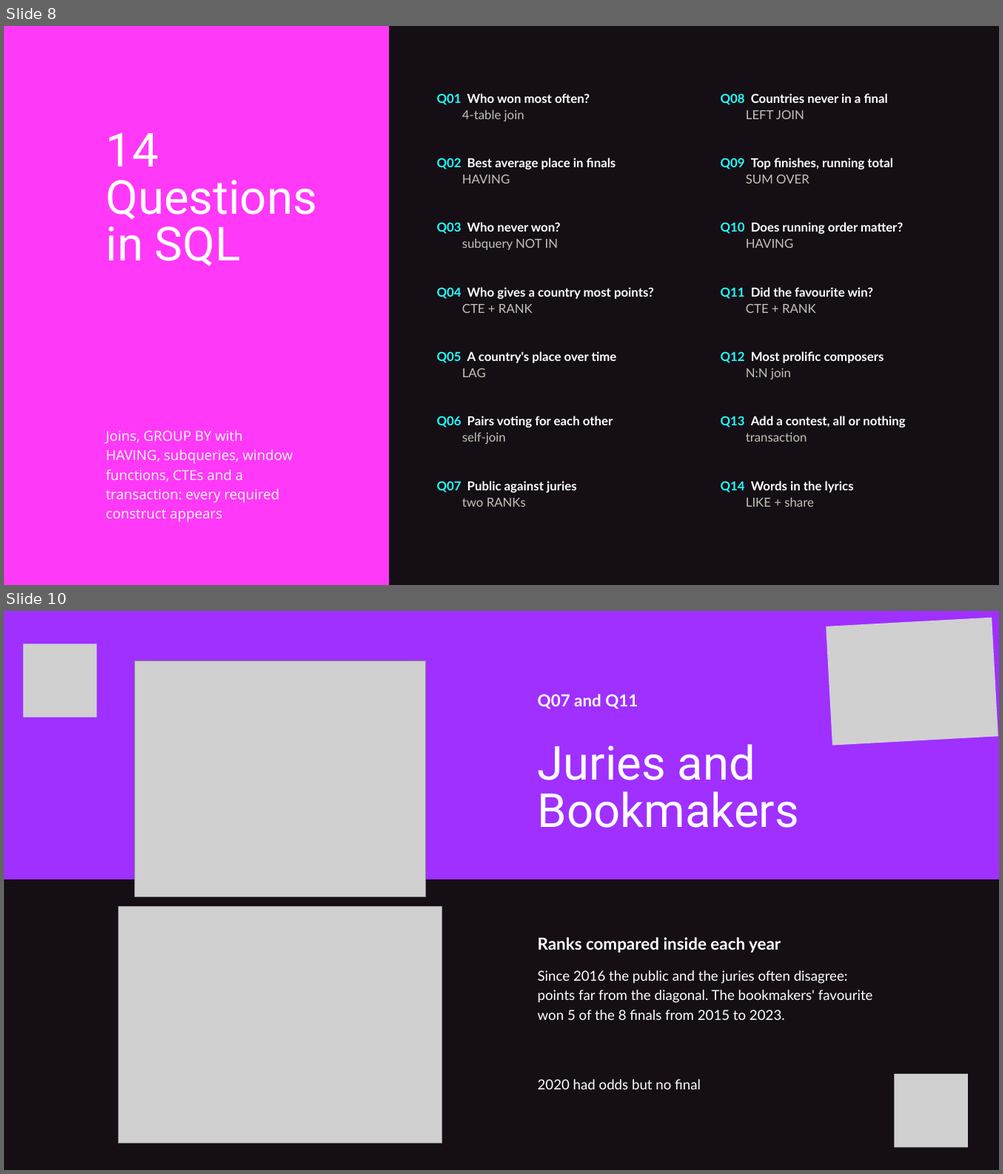
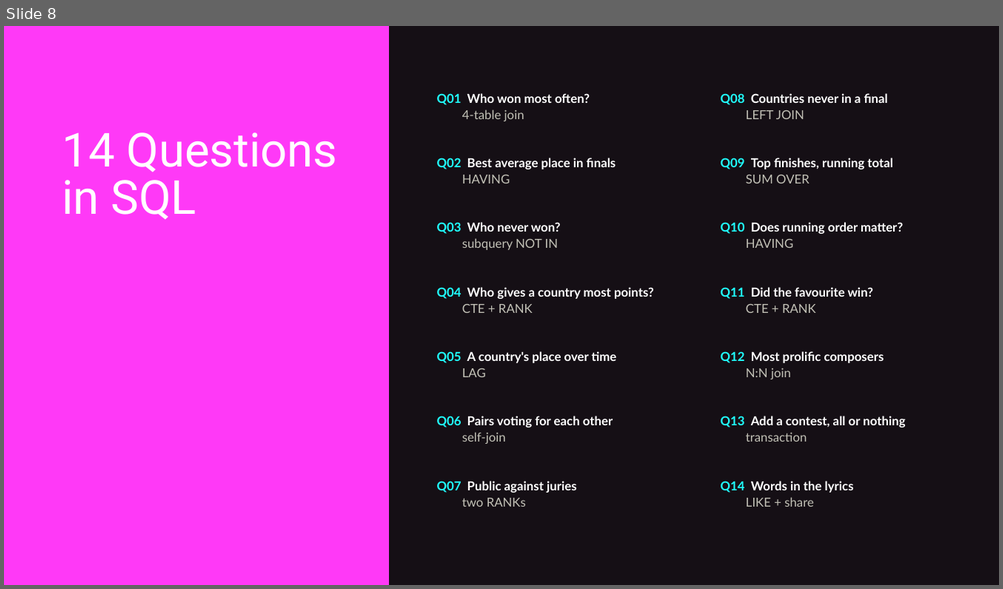
Before and after one commit to kkerekes-2005/Information_Technology_Project_Eurovision, a slide deck: docs/eurovision-presentation.pptx. Shown one above the other, each under a label of ours: slides 8 and 10 before the commit, slide 8 after it; the slides between them are not shown. The pictures are 1003x1174 and 1003x589 pixels, drawn with LibreOffice and Linux fonts; fonts in the diff are those of the drawing; grey boxes stand for pictures. Boxes give left, top, right and bottom in pixels: in the first picture for what was removed or moved away, otherwise in the second. Text is boxed around its words. In the diff, an @@ line names an element or a change of style, - is before the commit and + after.

```diff
--- a/docs/eurovision-presentation.pptx
+++ b/docs/eurovision-presentation.pptx
@@ slide 10 removed at box(4, 611, 999, 1170), background #150F15 @@
@@ freeform shape removed at box(4, 611, 999, 880) @@
@@ picture removed at box(825, 618, 998, 745) @@
@@ picture removed at box(23, 644, 97, 718) @@
@@ picture removed at box(135, 661, 426, 897) @@
@@ text removed at box(538, 694, 637, 709) @@
-Q07 and Q11
@@ text removed at box(538, 744, 799, 828) @@
-Juries and
-Bookmakers
@@ picture removed at box(118, 907, 441, 1143) @@
@@ text removed at box(538, 937, 780, 953) @@
-Ranks compared inside each year
@@ text removed at box(538, 971, 873, 1020) @@
-Since 2016 the public and the juries often disagree: points far from the diagonal. The bookmakers' favourite won 5 of the 8 finals from 2015 to 2023.
@@ picture removed at box(893, 1074, 967, 1147) @@
@@ text removed at box(538, 1079, 700, 1090) @@
-2020 had odds but no final
@@ slide 8 changed as well @@
@@ text "14 Questions" rewrapped from box(106, 133, 317, 266) to box(62, 133, 337, 220) @@
@@ text removed at box(106, 431, 293, 523) @@
-Joins, GROUP BY with HAVING, subqueries, window functions, CTEs and a transaction: every required construct appears
```
Also in this commit, not shown: 8 other slides changed, 3 slides added, 3 other slides removed, 38 other files.
